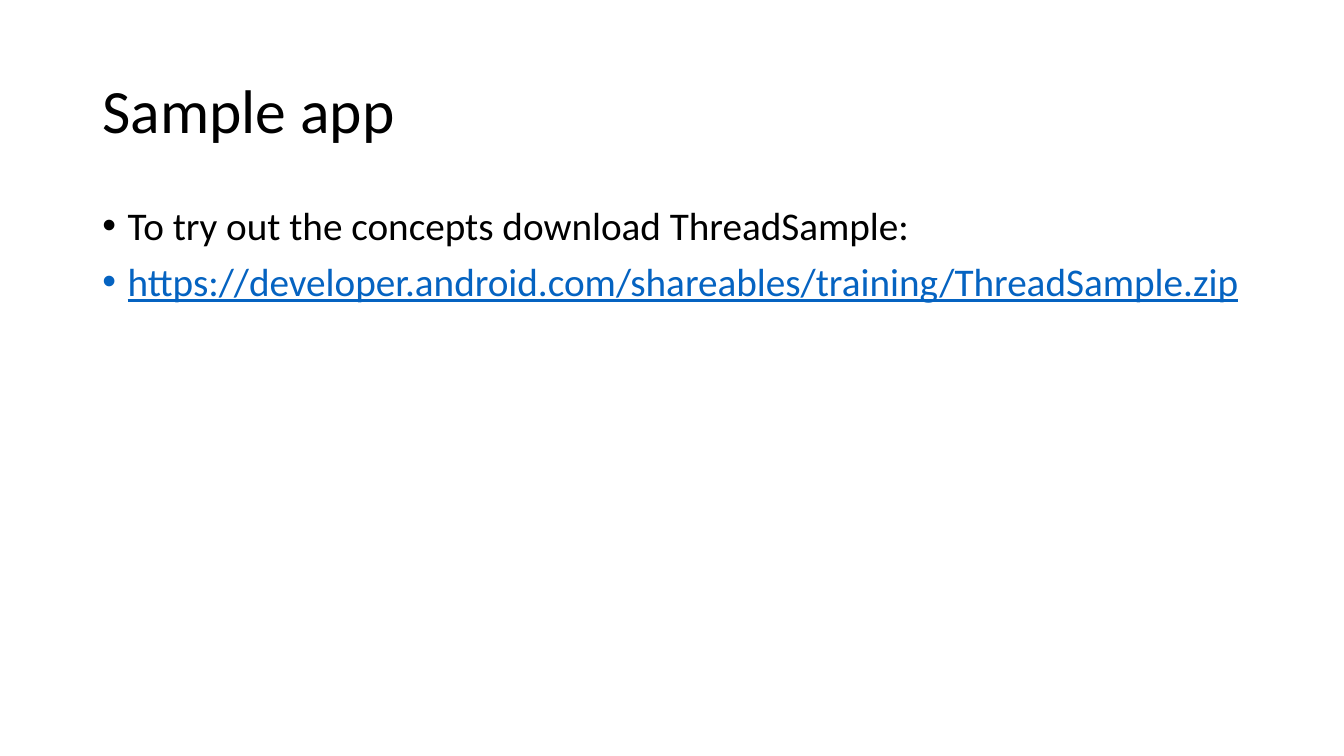
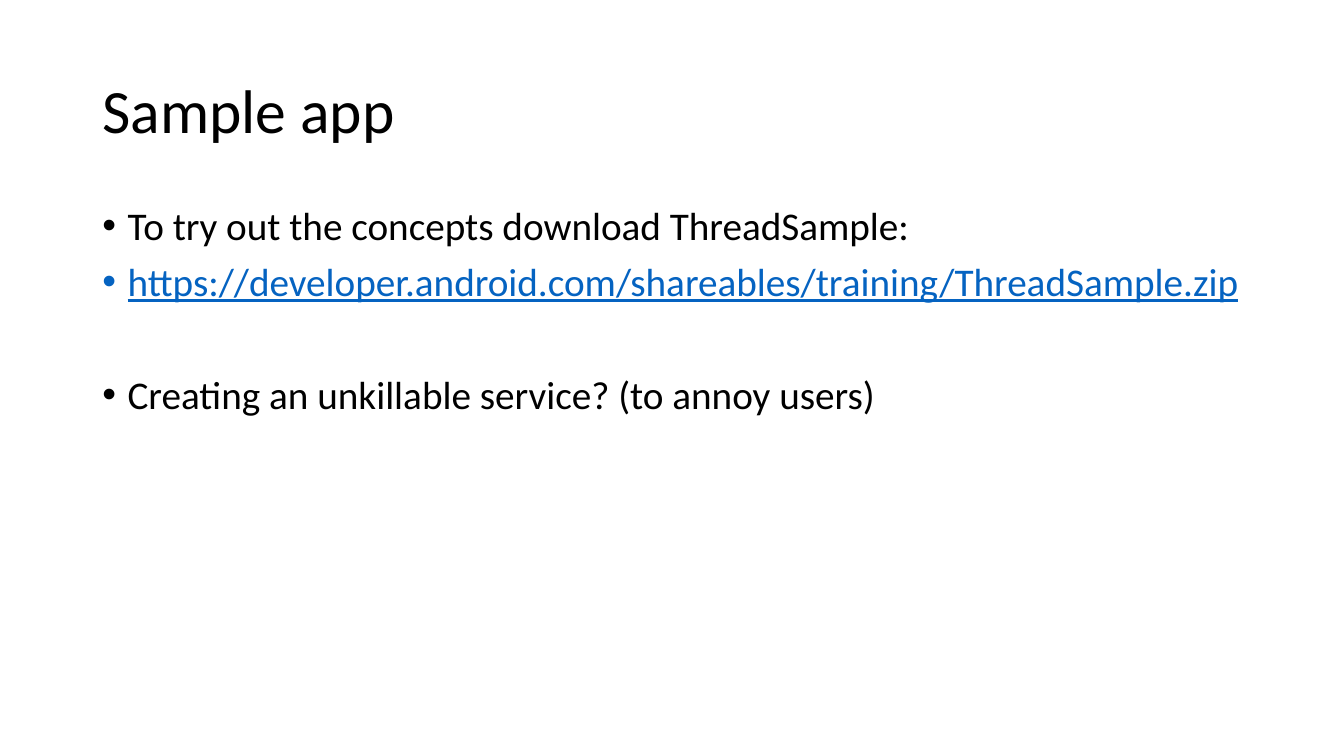
Before and after one commit to russellu/cs230, a slide deck: slide 19 of Lecture_BackgroundTasks.pptx. Drawn at 1344x756 pixels with LibreOffice and Linux fonts; fonts in the diff are those of the drawing. Boxes give left, top, right and bottom in pixels: in the first picture for what was removed or moved away, otherwise in the second. Text is boxed around its words. In the diff, an @@ line names an element or a change of style, - is before the commit and + after.

```diff
--- a/Lecture_BackgroundTasks.pptx
+++ b/Lecture_BackgroundTasks.pptx
@@ text at (128,380,875,416): paragraph added @@
+• Creating an unkillable service? (to annoy users)
```
Also in this commit, not shown: 7 slides added, 7 other files.
